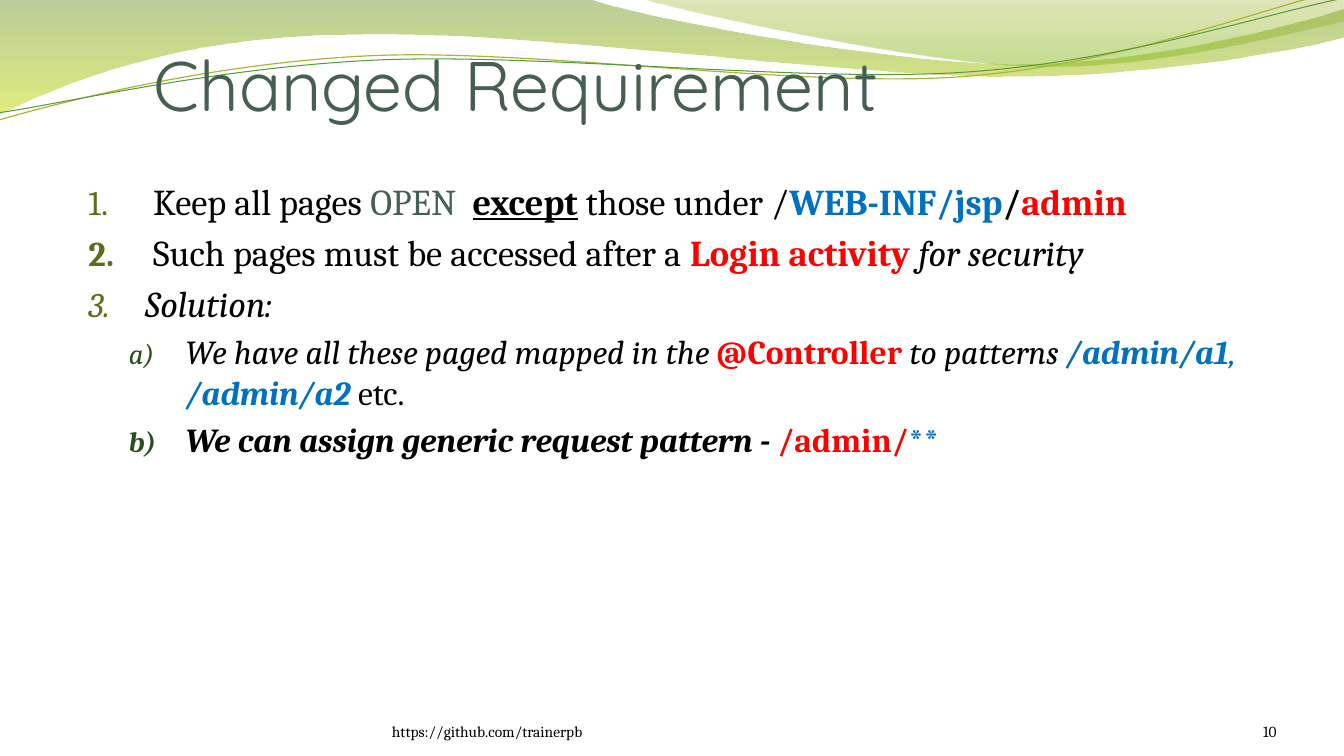
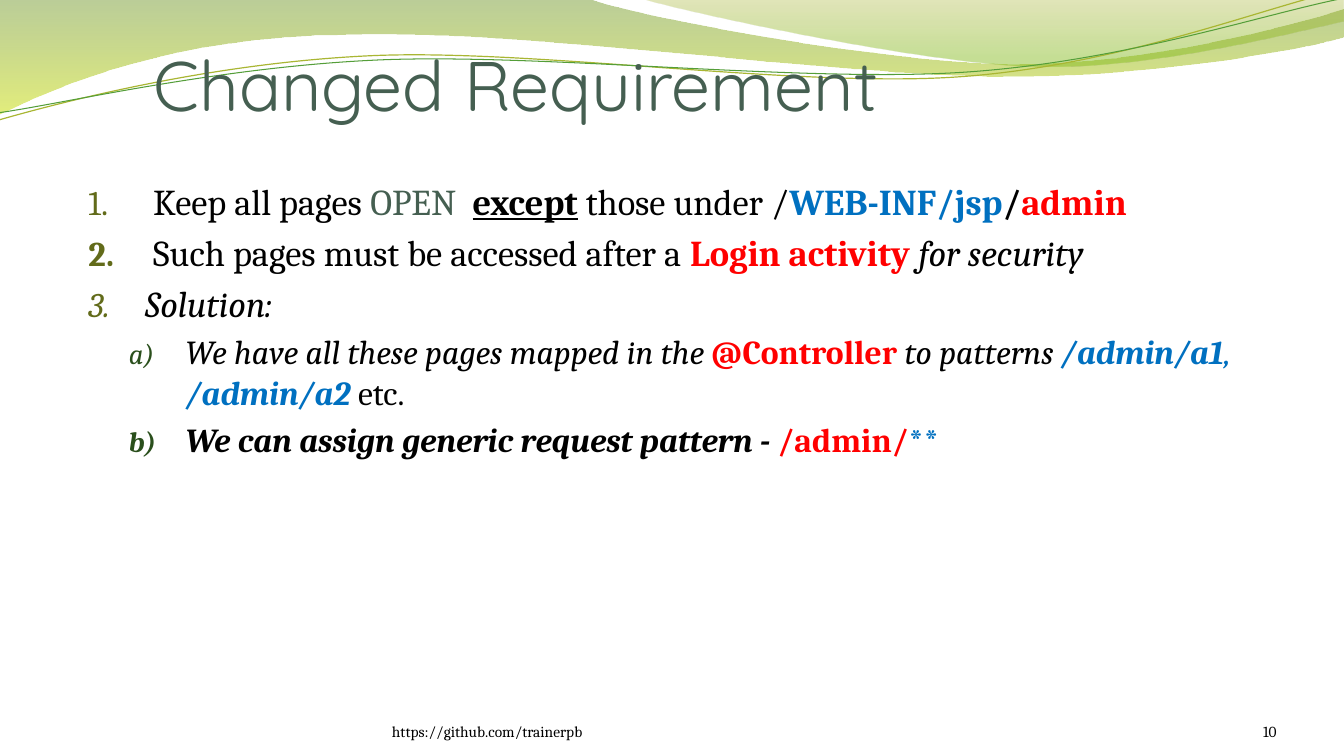
Before and after one commit to trainerpb/training, a slide deck: slide 10 of Spring Security-MVC-1.pptx. Drawn at 1344x756 pixels with LibreOffice and Linux fonts; fonts in the diff are those of the drawing; background and template pictures are left out. Boxes give left, top, right and bottom in pixels: in the first picture for what was removed or moved away, otherwise in the second. Text is boxed around its words. In the diff, an @@ line names an element or a change of style, - is before the commit and + after.

```diff
--- a/Spring Security-MVC-1.pptx
+++ b/Spring Security-MVC-1.pptx
@@ text at <box>186,340,1231,410</box>: text changed @@
-  a) We have all these paged mapped in the @Controller to patterns /admin/a1, /admin/a2 etc.
+  a) We have all these pages mapped in the @Controller to patterns /admin/a1, /admin/a2 etc.
```
Also in this commit, not shown: 6 other files.
